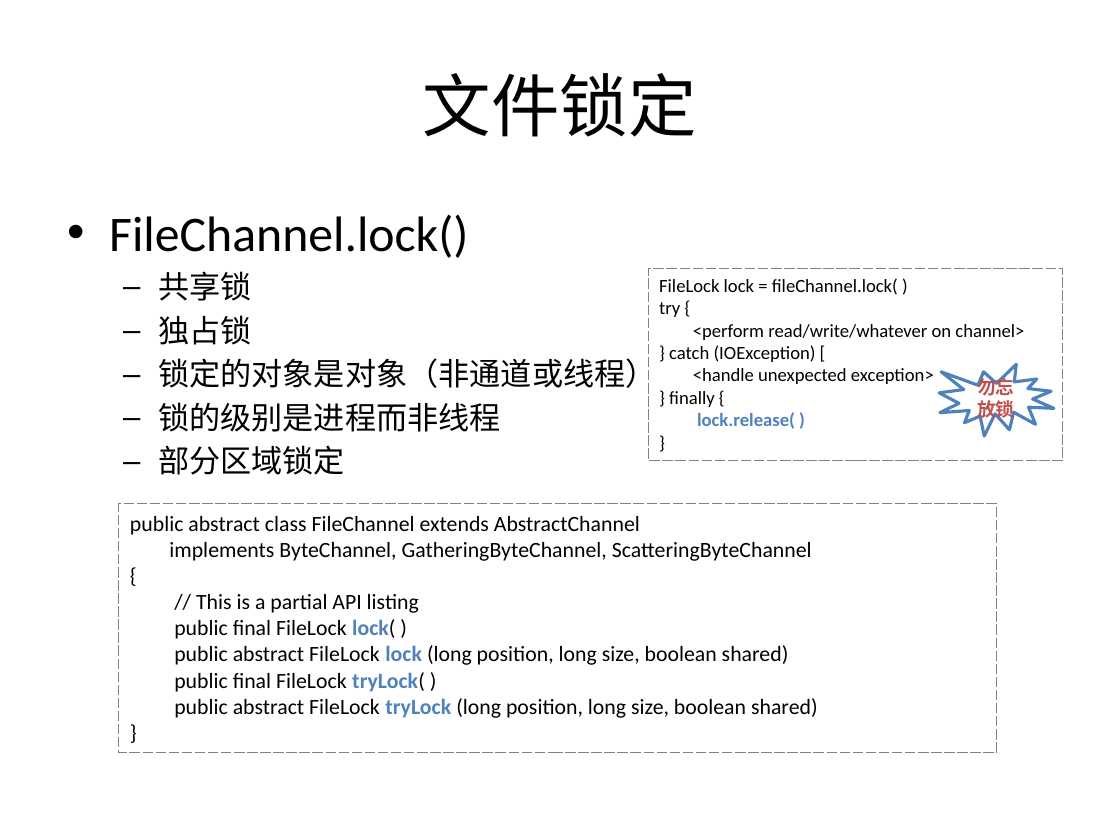
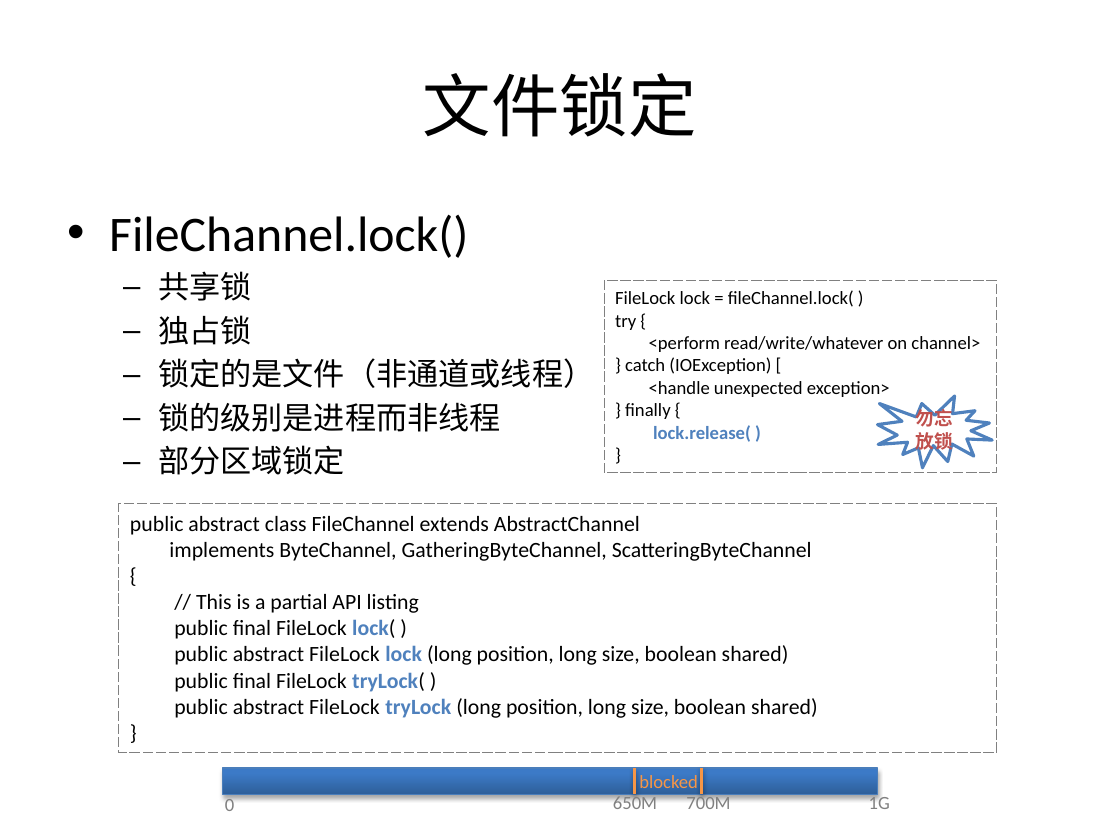
Before and after one commit to guhanjie/Knowledge-sharing, a slide deck: slide 31 of 扒一扒Java IO那些事儿.pptx. Drawn at 1120x840 pixels with LibreOffice and Linux fonts; fonts in the diff are those of the drawing. Boxes give left, top, right and bottom in pixels: in the first picture for what was removed or moved away, otherwise in the second. Text is boxed around its words. In the diff, an @@ line names an element or a change of style, - is before the commit and + after.

```diff
--- a/扒一扒Java IO那些事儿.pptx
+++ b/扒一扒Java IO那些事儿.pptx
@@ rectangle "FileLock lock = fileChannel.lock( )": place and size @@
-rectangle "FileLock lock = fileChannel.lock( )" at [648,268,1063,460]
+rectangle "FileLock lock = fileChannel.lock( )" at [604,281,996,474]
@@ text at [158,358,594,388]: text changed @@
-  – 锁定的对象是对象（非通道或线程）
+  – 锁定的是文件（非通道或线程）
@@ irregular seal "勿忘放锁": place and size @@
-irregular seal "勿忘放锁" at [940,364,1054,436]
+irregular seal "勿忘放锁" at [877,396,991,468]
@@ group added at [223,767,890,811]: 5 texts, 2 lines, 1 rectangle @@
+0
+1G
+650M
+700M
+blocked
```
Also in this commit, not shown: 6 other slides changed, 1 slide added, 3 slides removed.
